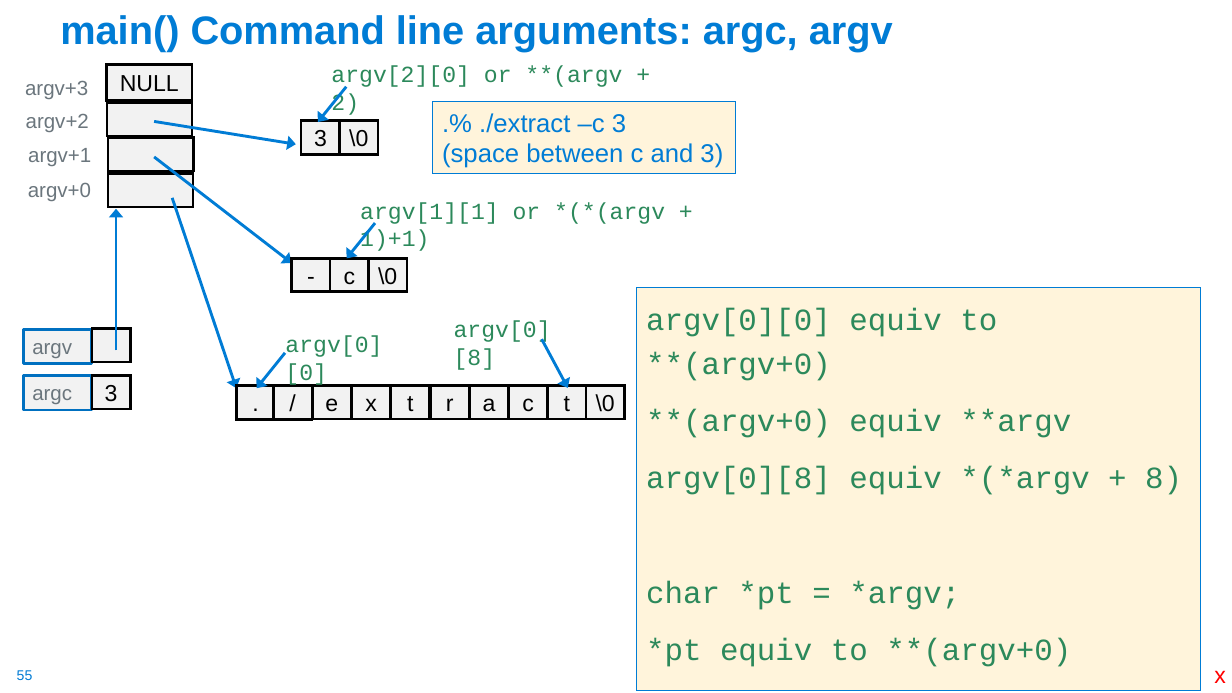
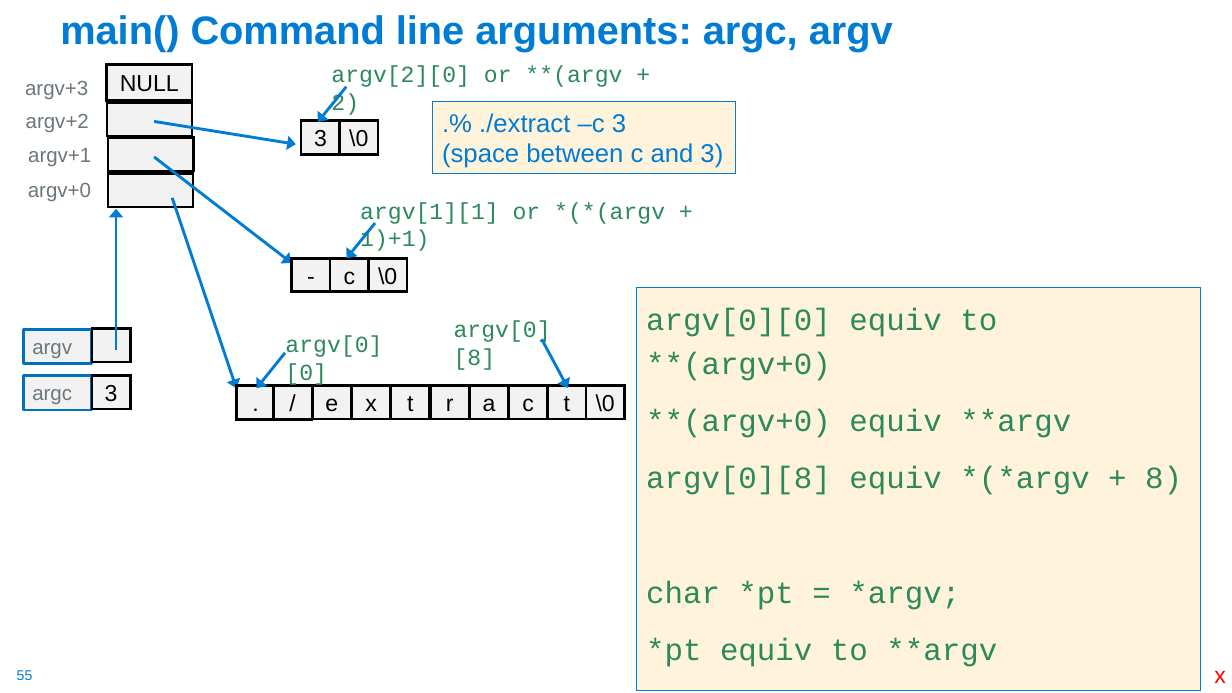
Before and after one commit to cse30-sp24/Muller-Slides, a slide deck: slide 55 of Lecture-6.pptx. Drawn at 1232x693 pixels with LibreOffice and Linux fonts; fonts in the diff are those of the drawing. Boxes give left, top, right and bottom in pixels: in the first picture for what was removed or moved away, otherwise in the second. Text is boxed around its words. In the diff, an @@ line names an element or a change of style, - is before the commit and + after.

```diff
--- a/Lecture-6.pptx
+++ b/Lecture-6.pptx
@@ text at <box>646,638,997,667</box>: text changed @@
-*pt equiv to **(argv+0)
+*pt equiv to **argv
```
Also in this commit, not shown: 5 other slides changed, 2 other files.
